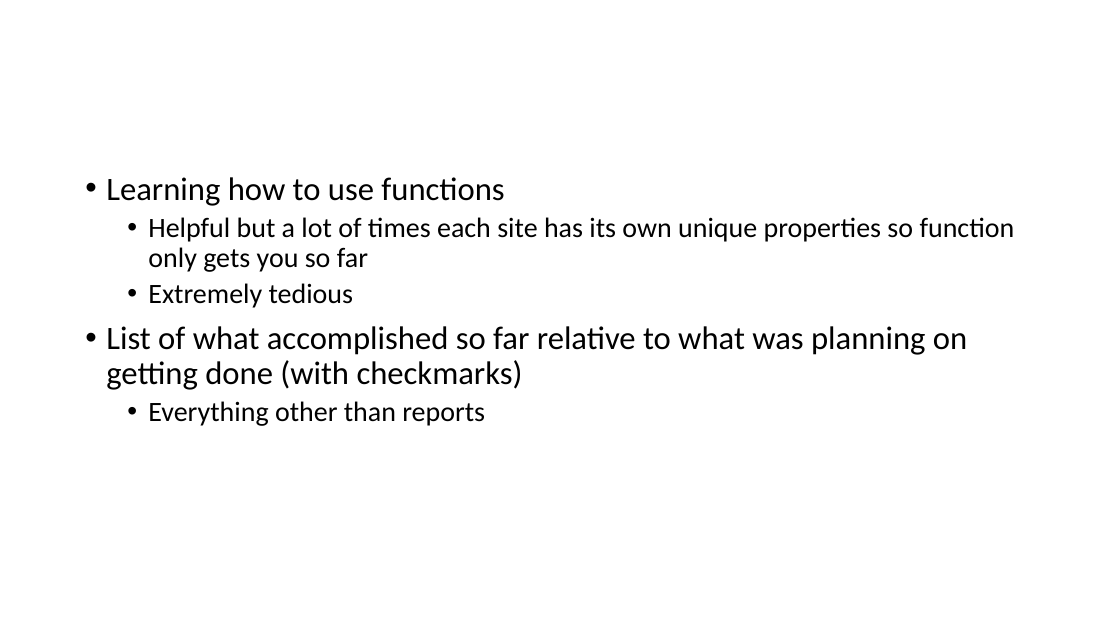
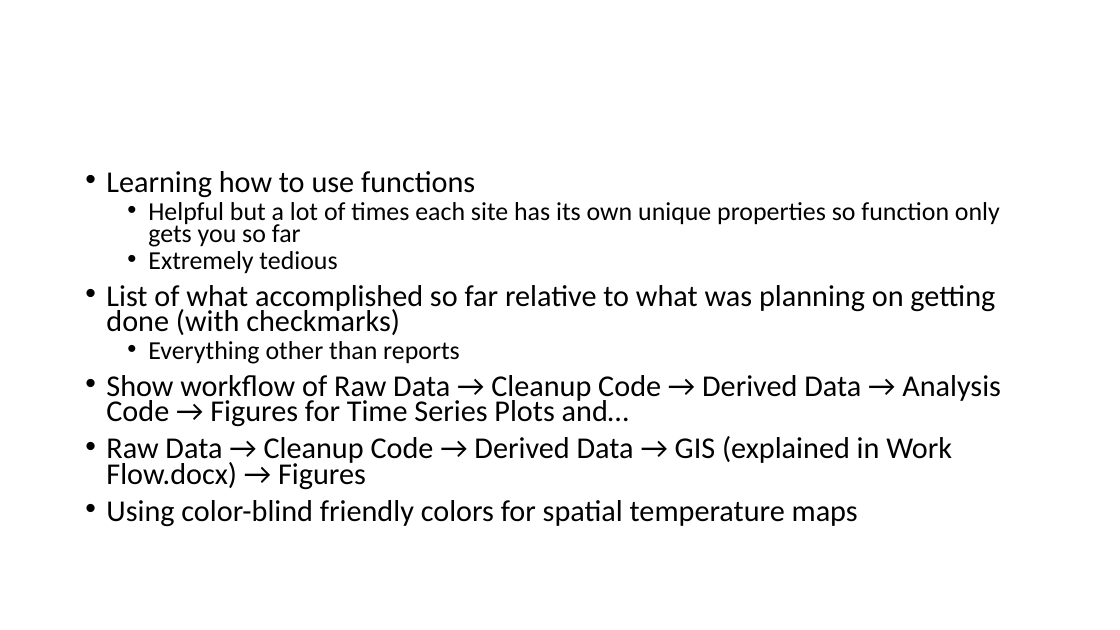
Before and after one commit to maddie-hicks/seasonal-floodplains, a slide deck: slide 2 of Workflow/IB 516/IB_516_Project_Final_Report.pptx. Drawn at 1120x630 pixels with LibreOffice and Linux fonts; fonts in the diff are those of the drawing. Boxes give left, top, right and bottom in pixels: in the first picture for what was removed or moved away, otherwise in the second. Text is boxed around its words. In the diff, an @@ line names an element or a change of style, - is before the commit and + after.

Commit message:
Generate time series plots

```diff
--- a/Workflow/IB 516/IB_516_Project_Final_Report.pptx
+++ b/Workflow/IB 516/IB_516_Project_Final_Report.pptx
@@ text at box(106, 171, 1000, 364): size 28 to 25.9 pt in "Learning how to use functions", "List of what accomplished so far relative ..."; size 24 to 22.2 pt in "Helpful but a lot of times each ...", "Extremely tedious", "Everything other than reports"; line spacing 0.9 to 0.7 @@
@@ text at box(106, 375, 1001, 527): paragraphs added @@
+• Show workflow of Raw Data → Cleanup Code → Derived Data → Analysis Code → Figures for Time Series Plots and…
+• Raw Data → Cleanup Code → Derived Data → GIS (explained in Work Flow.docx) → Figures
+• Using color-blind friendly colors for spatial temperature maps
```
Also in this commit, not shown: 19 other files.
